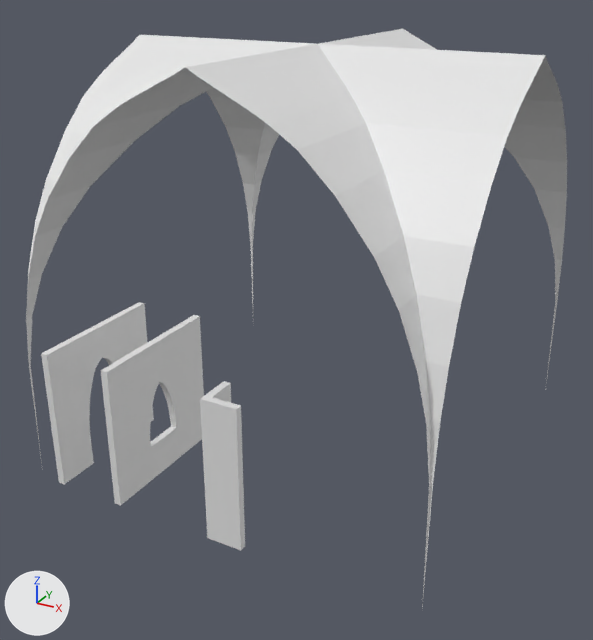
A saved change to the Blender file Simple Church Room/Scenes/Church Scene.blend.
Both versions are drawn from a camera (50 mm lens) standing at (7.08, -13.66, 13.38) and looking at (-0.84, 0.73, 6.18). Arrows for +X, +Y and +Z are at lower left; the lights stay in place. The same objects are shown in both versions, whatever each file hides.

In view in the first picture: 'Church Corner 0.2x0.2x4_proxy.001', 'Church Vault 8x8x0.000_proxy', 'Church Wall-Door 0.2x4x4_proxy', 'Church Wall-Window 0.2x4x4_proxy'.
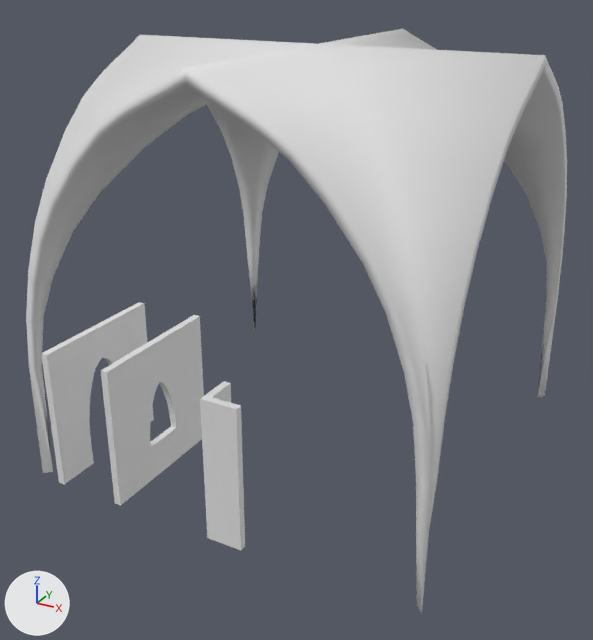
Changed parts and their boxes (x1, y1, x2, y2) in the pictures (593 x 640 px):
'Church Vault 8x8x0.000_proxy', reshaped: before (26, 29, 567, 607); after (26, 29, 567, 614)
part 1 of me_vert_001, added: after (26, 56, 567, 614)
part 2 of me_vert_001, shading changed: (26, 29, 545, 607) in both

The change in detail:
me_vert_001 is used by ob_church_vault_8x8x0_000_proxy; parent ob_parts; location (4.0, 0.0, 4.0).
me_vert_001 had 157 vertices, 104 faces and spanned x -8.0..0.0, y -4.0..4.0, z 0.0..8.0.
me_vert_001 now has 314 vertices, 312 faces and spans x -8.0..0.0, y -4.0..4.0, z -0.01..8.0.
Part 1, on me_vert_001:
125 vertices are added at x -8.0..0.0, y -4.0..4.0, z -0.01..7.8.
8 new vertices lie (-0.09, 0.0, -0.18) away from vertices in x -3.78..-2.89, y -4.0..4.0, z 7.45..7.88.
8 new vertices lie (0.0, -0.09, -0.18) away from vertices in x -8.0..0.0, y 0.22..1.11, z 7.45..7.88.
8 new vertices lie (0.09, 0.0, -0.18) away from vertices in x -5.11..-4.22, y -4.0..4.0, z 7.45..7.88.
8 new vertices lie (0.0, 0.09, -0.18) away from vertices in x -8.0..0.0, y -1.11..-0.22, z 7.45..7.88.
208 new faces join them.
me_vert_001 part 2: 104 kept faces spanning x -8.0..0.0, y -4.0..4.0, z 0.0..8.0 are now shaded smooth.
